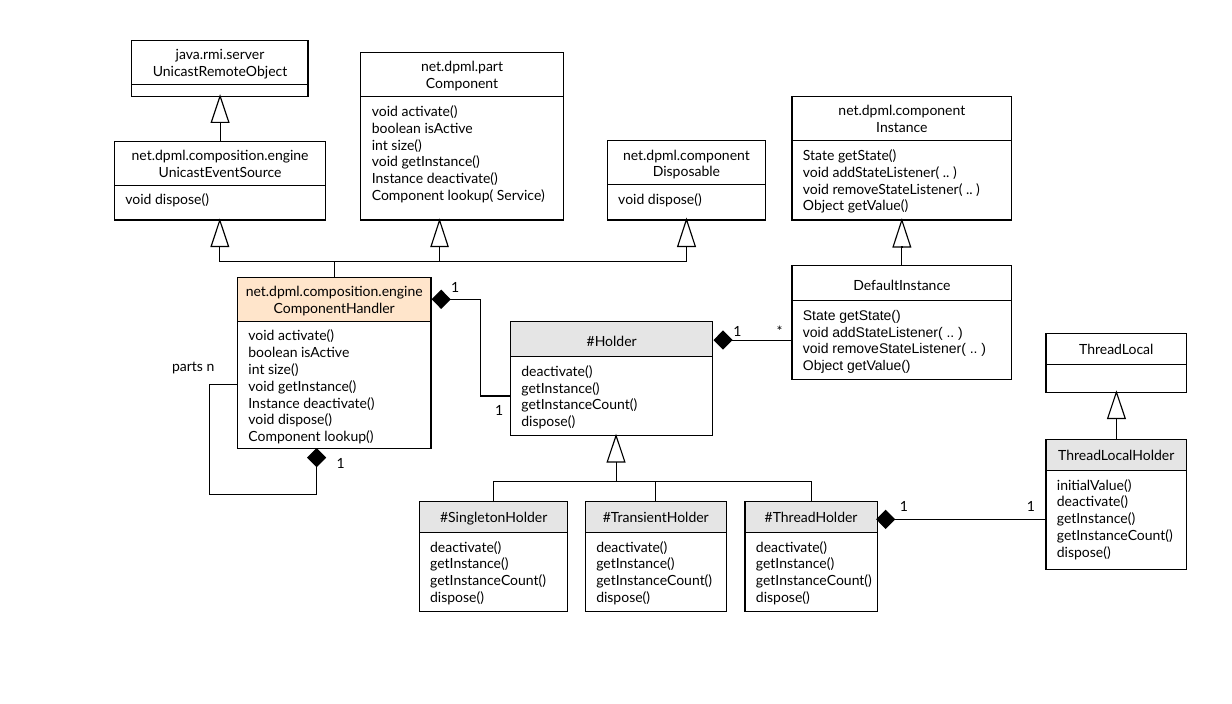
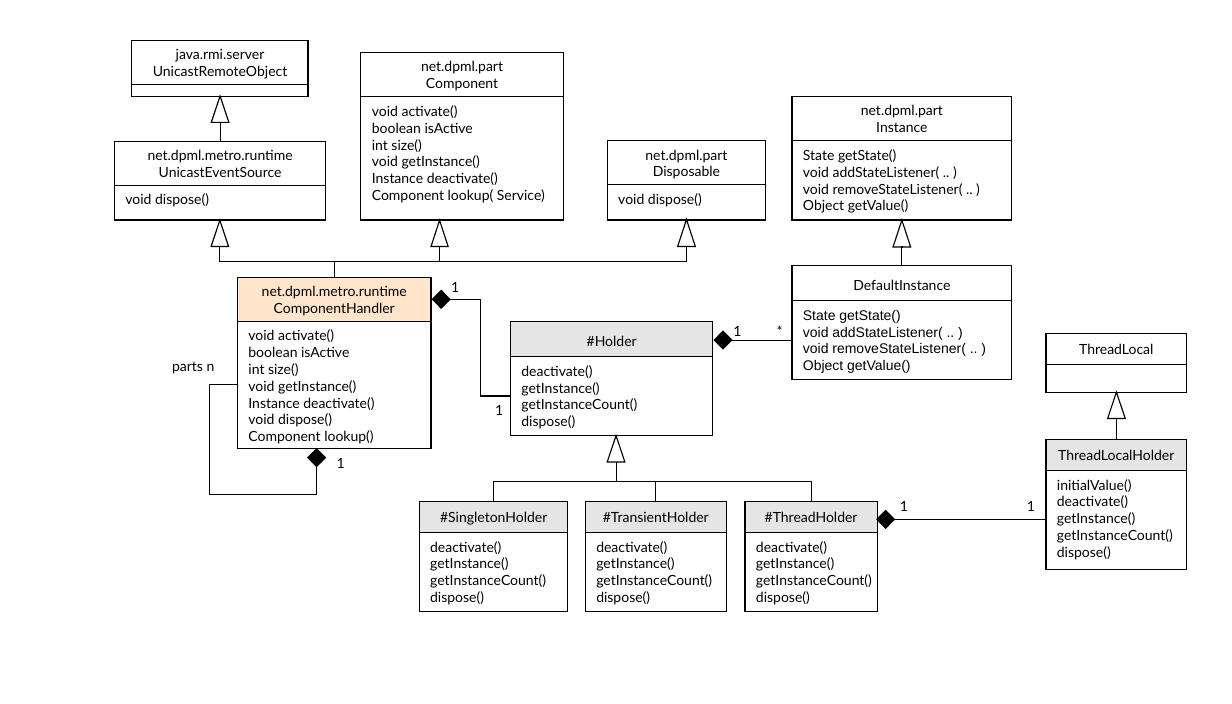
Before and after one commit to BackupTheBerlios/dpml-svn, a slide deck: slide 1 of trunk/main/central/src/art/composition-handler-uml.ppt. Drawn at 1232x704 pixels with LibreOffice and Linux fonts; fonts in the diff are those of the drawing. Boxes give left, top, right and bottom in pixels: in the first picture for what was removed or moved away, otherwise in the second. Text is boxed around its words. In the diff, an @@ line names an element or a change of style, - is before the commit and + after.

```diff
--- a/trunk/main/central/src/art/composition-handler-uml.ppt
+++ b/trunk/main/central/src/art/composition-handler-uml.ppt
@@ text in rectangle at <box>861,104,943,132</box>: text changed @@
-net.dpml.component
-Instance
+net.dpml.part
+Instance
@@ text in rectangle at <box>148,149,293,177</box>: text changed @@
-net.dpml.composition.engine
-UnicastEventSource
+net.dpml.metro.runtime
+UnicastEventSource
@@ text in rectangle at <box>645,149,727,179</box>: text changed @@
-net.dpml.component
-Disposable
+net.dpml.part
+Disposable
@@ text in rectangle at <box>262,285,407,316</box>: text changed @@
-net.dpml.composition.engine
-ComponentHandler
+net.dpml.metro.runtime
+ComponentHandler
```
Also in this commit, not shown: 3 other files.
